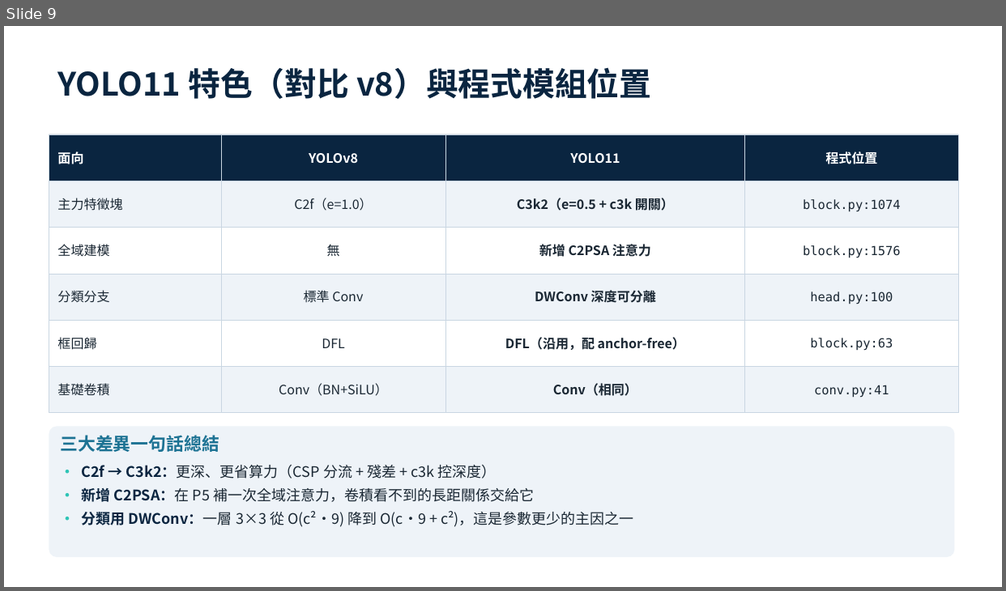
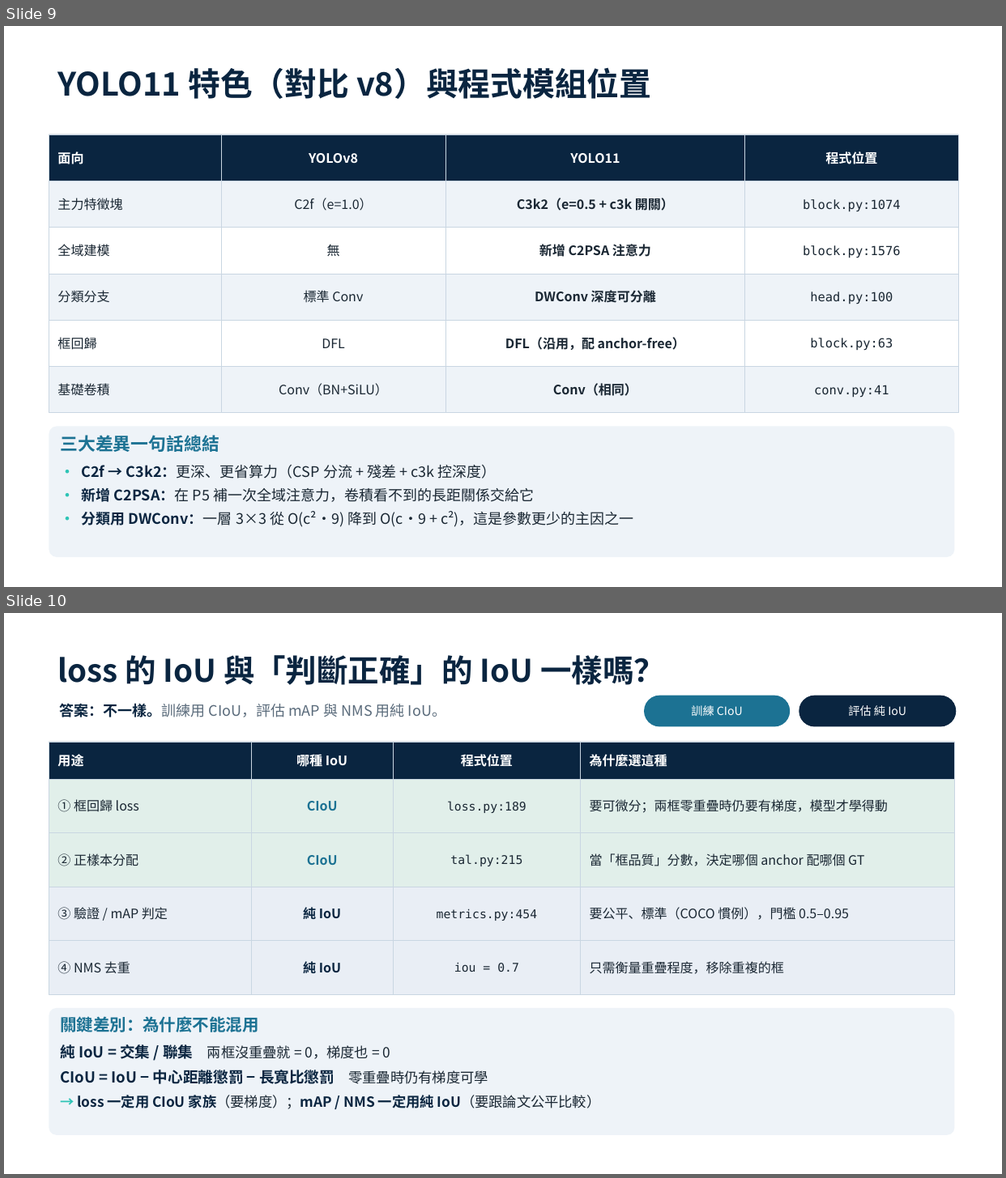
Before and after one commit to dolphineric/yolo11, a slide deck: docs/yolo11_modules.pptx. Shown one above the other, each under a label of ours: slide 9 before the commit, slides 9 and 10 after it. The pictures are 1006x591 and 1006x1178 pixels, drawn with LibreOffice and Linux fonts; fonts in the diff are those of the drawing. Boxes give left, top, right and bottom in pixels: in the first picture for what was removed or moved away, otherwise in the second. Text is boxed around its words. In the diff, an @@ line names an element or a change of style, - is before the commit and + after.

```diff
--- a/docs/yolo11_modules.pptx
+++ b/docs/yolo11_modules.pptx
@@ slide 10 added at [4, 613, 1002, 1174], background #FFFFFF @@
@@ text added at [57, 655, 665, 685], 30 pt, text #0A2540, bold @@
+loss 的 IoU 與「判斷正確」的 IoU 一樣嗎？
@@ text added at [59, 703, 446, 717], 14 pt, text #5A6B7B @@
+答案：不一樣。訓練用 CIoU，評估 mAP 與 NMS 用純 IoU。
@@ rounded rectangle added at [644, 696, 790, 726], fill #1C7293, 11 pt, text #FFFFFF @@
+訓練 CIoU
@@ rounded rectangle added at [799, 696, 957, 726], fill #0A2540, 11 pt, text #FFFFFF @@
+評估 純 IoU
@@ rectangle added at [49, 742, 251, 779], fill #0A2540, outline #C9D6E2 0.5 pt, 12.5 pt, text #FFFFFF, bold @@
+用途
@@ rectangle added at [251, 742, 394, 779], fill #0A2540, outline #C9D6E2 0.5 pt, 12.5 pt, text #FFFFFF, bold @@
+哪種 IoU
@@ rectangle added at [394, 742, 581, 779], fill #0A2540, outline #C9D6E2 0.5 pt, 12.5 pt, text #FFFFFF, bold @@
+程式位置
@@ rectangle added at [581, 742, 955, 779], fill #0A2540, outline #C9D6E2 0.5 pt, 12.5 pt, text #FFFFFF, bold @@
+為什麼選這種
@@ rectangle added at [49, 779, 251, 833], fill #E1EFEA, outline #C9D6E2 0.5 pt, 12.5 pt, text #1A2733 @@
+① 框回歸 loss
@@ rectangle added at [251, 779, 394, 833], fill #E1EFEA, outline #C9D6E2 0.5 pt, 12.5 pt, text #1C7293, bold @@
+CIoU
@@ rectangle added at [394, 779, 581, 833], fill #E1EFEA, outline #C9D6E2 0.5 pt, 11.5 pt, text #1A2733 @@
+loss.py:189
@@ rectangle added at [581, 779, 955, 833], fill #E1EFEA, outline #C9D6E2 0.5 pt, 12.5 pt, text #1A2733 @@
+要可微分；兩框零重疊時仍要有梯度，模型才學得動
@@ rectangle added at [49, 833, 251, 887], fill #E1EFEA, outline #C9D6E2 0.5 pt, 12.5 pt, text #1A2733 @@
+② 正樣本分配
@@ rectangle added at [251, 833, 394, 887], fill #E1EFEA, outline #C9D6E2 0.5 pt, 12.5 pt, text #1C7293, bold @@
+CIoU
@@ rectangle added at [394, 833, 581, 887], fill #E1EFEA, outline #C9D6E2 0.5 pt, 11.5 pt, text #1A2733 @@
+tal.py:215
@@ rectangle added at [581, 833, 955, 887], fill #E1EFEA, outline #C9D6E2 0.5 pt, 12.5 pt, text #1A2733 @@
+當「框品質」分數，決定哪個 anchor 配哪個 GT
@@ rectangle added at [49, 887, 251, 941], fill #E9EEF5, outline #C9D6E2 0.5 pt, 12.5 pt, text #1A2733 @@
+③ 驗證 / mAP 判定
@@ rectangle added at [251, 887, 394, 941], fill #E9EEF5, outline #C9D6E2 0.5 pt, 12.5 pt, text #0A2540, bold @@
+純 IoU
@@ rectangle added at [394, 887, 581, 941], fill #E9EEF5, outline #C9D6E2 0.5 pt, 11.5 pt, text #1A2733 @@
+metrics.py:454
@@ rectangle added at [581, 887, 955, 941], fill #E9EEF5, outline #C9D6E2 0.5 pt, 12.5 pt, text #1A2733 @@
+要公平、標準（COCO 慣例），門檻 0.5–0.95
@@ rectangle added at [49, 941, 251, 995], fill #E9EEF5, outline #C9D6E2 0.5 pt, 12.5 pt, text #1A2733 @@
+④ NMS 去重
@@ rectangle added at [251, 941, 394, 995], fill #E9EEF5, outline #C9D6E2 0.5 pt, 12.5 pt, text #0A2540, bold @@
+純 IoU
@@ rectangle added at [394, 941, 581, 995], fill #E9EEF5, outline #C9D6E2 0.5 pt, 11.5 pt, text #1A2733 @@
+iou = 0.7
@@ rectangle added at [581, 941, 955, 995], fill #E9EEF5, outline #C9D6E2 0.5 pt, 12.5 pt, text #1A2733 @@
+只需衡量重疊程度，移除重複的框
@@ rounded rectangle added at [49, 1008, 955, 1135], fill #EEF3F8, 13.5 pt, text #0A2540, bold @@
+關鍵差別：為什麼不能混用
+純 IoU = 交集 / 聯集 兩框沒重疊就 = 0，梯度也 = 0
+CIoU = IoU − 中心距離懲罰 − 長寬比懲罰 零重疊時仍有梯度可學
+→ loss 一定用 CIoU 家族（要梯度）；mAP / NMS 一定用純 IoU（要跟論文公平比較）
```
Also in this commit, not shown: 1 other file.
